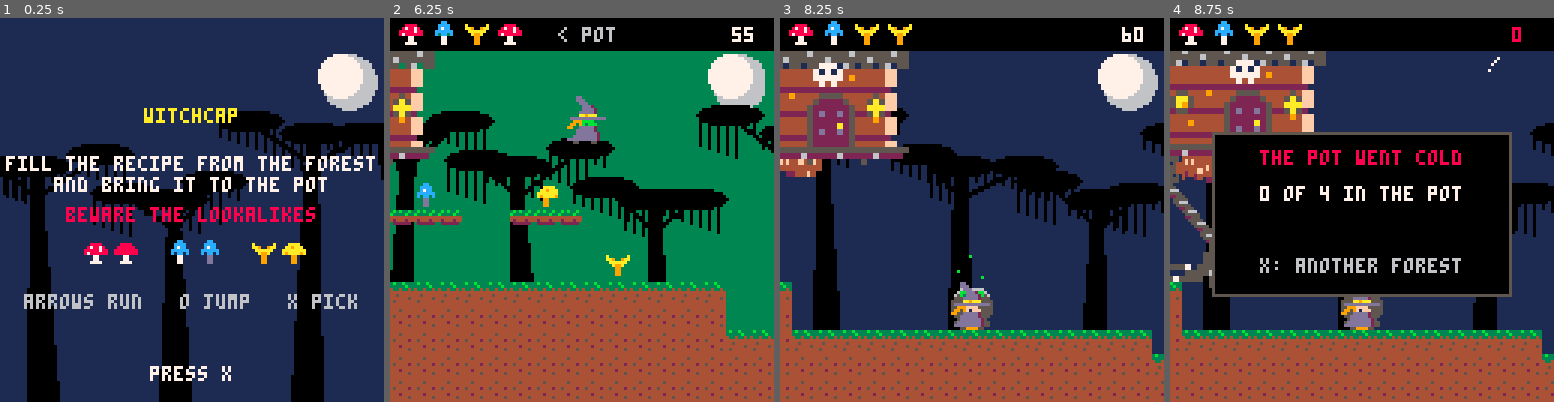
Above: before the commit, frames 1-4 (left to right).
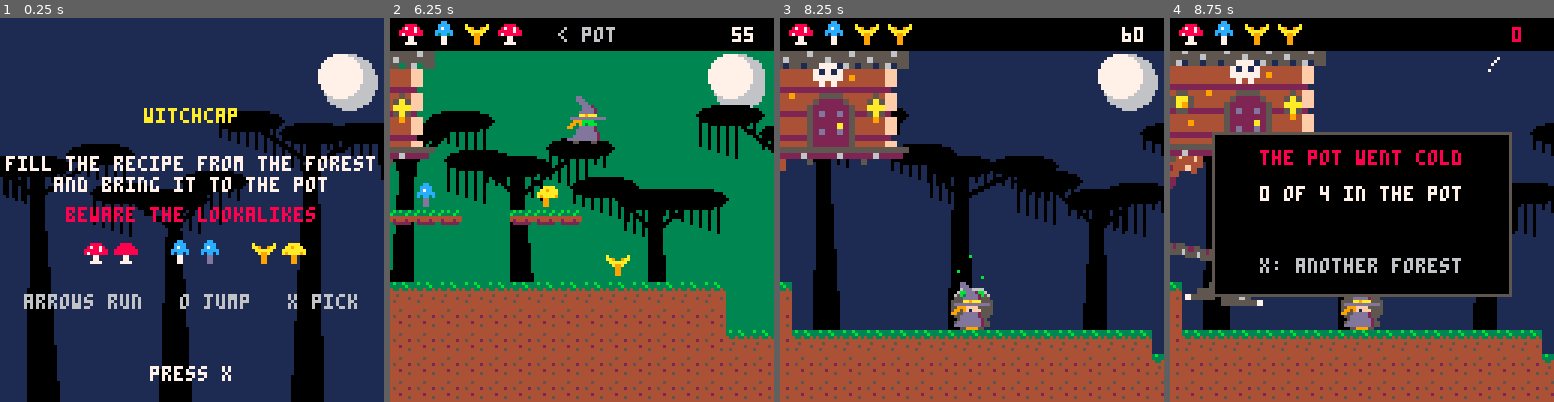
Above: after the commit, the same moments.

Repository: drachis/carts
Game: PICO-8 cartridge proj/witchcap/tests/test_boot.p8
Two runs of this game, one before a commit and one after it. Both use one fixed random seed, a clock stepped at 60 frames per second and the inputs below.
Inputs:
- Up to frame 1 (0.25 s): no input
- Up to frame 2 (6.25 s): tap X (X key) at 0.33, 1.07, 1.85, 2.97, 4.08, 5.2 s; tap O (Z key) at 0.7, 1.7, 2.1, 2.5, 2.9, 3.3, 3.7, 4.1, 4.5, 4.9, 5.3, 5.7, 6.1 s; hold Right 1.6-2.1 s; hold Up 2.15-2.42 s; hold Right 2.47-3.03 s; hold Left 3.08-3.58 s; hold Down 3.63-3.97 s; hold Right 4.02-4.68 s; hold Up 4.73-5.03 s; hold Left 5.08-5.68 s; hold Down 5.73-6.03 s; hold Right from 6.08 s (still down)
- Up to frame 3 (8.25 s): tap X (X key) at 6.32, 7.43 s; tap O (Z key) every 0.4 s from 6.5 to 8.1 s; release Right at 6.58 s; hold Right 6.63-7.13 s; hold Up 7.18-7.45 s; hold Right 7.5-8.07 s; hold Left from 8.12 s (still down)
- Up to frame 4 (8.75 s): tap O (Z key) at 8.5 s; tap X (X key) at 8.55 s; release Left at 8.62 s; hold Down from 8.67 s (still down)

Frames 1-2 are identical in both runs. In frame 3, 0.4% of the frame differs, in the area x 0-11%, y 36-42%; in frame 4, 2.1%, in the area x 0-25%, y 35-75%.

Commit message:
witchcap: the hut walks with a real gait: each foot lifts once a stride, the two half a stride apart, landing in turn 32 pixels beyond each other; longer strides and bones (2324 tokens)
Co-Authored-By: Claude Opus 5.5 <noreply@anthropic.com>

Diff:
--- a/proj/witchcap/data.lua
+++ b/proj/witchcap/data.lua
@@ -23,8 +23,8 @@
 highest_row=11
 lowest_row=14
 hut_speed=0.9
-hut_stance=18
-hut_stride=22
+hut_hips=6
+hut_stride=64
 hut_step_frames=16
-hut_bone=28
+hut_bone=32
 ]],nil,_ENV)
--- a/proj/witchcap/hut.lua
+++ b/proj/witchcap/hut.lua
@@ -3,14 +3,16 @@
 -- the top, and what shows is its eave, its walls, its door and its legs.
 -- it touches nothing; it is only company.
 --
--- hut.x is its middle, in world pixels. each foot stays planted on the
--- ground until the hut has walked `hut_stride` pixels past it, then steps
--- ahead, one foot at a time. foot.step counts a step's frames down.
+-- hut.x is its middle, in world pixels, and hut.travel how far it has
+-- walked. a foot stays planted while the hut walks over it, and lifts
+-- once in every `hut_stride` pixels of travel, the two feet half a stride
+-- apart, so they come down in turn and never in the same place.
+-- foot.step counts a step's frames down.
 --
 -- hut.facing is 1 or -1, the way it last walked. hut.turn follows it from
 -- one to the other in two thirds of a second. the hut is drawn side on
 -- while turn is past 0.4 either way, and in between it shows its end
--- wall, face on, with its hips closer together. the knees bend by as
+-- wall, face on, with its hips apart. the knees bend by as
 -- much as turn, so they swing through straight as it comes round.
 --
 -- a leg is a thigh and a shank, each `hut_bone` pixels long, meeting at a
@@ -27,9 +29,15 @@
 end
 
 function reset_hut()
- hut={x=cauldron_x-100,facing=1,turn=1,feet={}}
- for side=-1,1,2 do
-  add(hut.feet,{x=hut.x+side*hut_stance,home=side*hut_stance,step=0})
+ hut={x=cauldron_x-100,walk=0,travel=0,facing=1,turn=1,feet={}}
+ -- it stands with one foot ahead of the other, and the two take their
+ -- steps half a stride apart
+ for number=1,2 do
+  local side=number*2-3
+  add(hut.feet,{
+   x=hut.x+side*hut_stride/4,hip=side*hut_hips,
+   lift_at=number*hut_stride/2,step=0,
+  })
  end
 end
 
@@ -38,16 +46,19 @@
  -- while she picks. it settles a little to her left, clear of the moon
  local walk=mid(-hut_speed,(witch.x-24-hut.x)/60,hut_speed)
  hut.x+=walk
+ hut.travel+=abs(walk)
  if abs(walk)>0.3 then hut.facing=sgn(walk) end
  hut.turn+=mid(-0.05,hut.facing-hut.turn,0.05)
- for number,foot in ipairs(hut.feet) do
-  local behind=hut.x+foot.home-foot.x
+ for foot in all(hut.feet) do
   if foot.step>0 then
    foot.x+=(foot.to_x-foot.x)/foot.step
    foot.step-=1
-  elseif abs(behind)>hut_stride and hut.feet[3-number].step==0 then
+  elseif hut.travel>=foot.lift_at then
+   -- each foot lifts once for every stride the hut walks, and swings to
+   -- where it will be as far ahead on landing as it was behind on lifting
+   foot.lift_at+=hut_stride
    foot.step=hut_step_frames
-   foot.to_x=foot.x+behind+sgn(behind)*hut_stride
+   foot.to_x=hut.x+sgn(walk)*(hut_stride+abs(walk)*hut_step_frames)/2
   end
  end
 end
@@ -81,7 +92,8 @@
   local foot_x=foot.x-camera_x
   -- a stepping foot is lifted in an arc
   local ankle_y=ground_top(foot.x)-16+sin(foot.step/hut_step_frames/2)*14
-  local hip_x,hip_y=x+foot.home*(side_on and 1 or 0.6),floor_y-4
+  -- side on, one hip is just behind the other; face on, they are apart
+  local hip_x,hip_y=x+foot.hip*(side_on and 1 or 2.5),floor_y-4
   local dx,dy=foot_x-hip_x,ankle_y-hip_y
   local distance=sqrt(dx*dx+dy*dy)
   -- the knee stands off the line from hip to ankle by what the two
--- a/proj/witchcap/tests/test_witch.lua
+++ b/proj/witchcap/tests/test_witch.lua
@@ -119,6 +119,31 @@
   end,
  },
  {
+  name="the hut's feet come down in turn, each well beyond the other",
+  buttons={1},frames=400,
+  setup=function()
+   arena()
+   landings,was_stepping={},{}
+  end,
+  each=function()
+   for number,foot in ipairs(hut.feet) do
+    if was_stepping[number] and foot.step==0 then
+     add(landings,{number,foot.x})
+    end
+    was_stepping[number]=foot.step>0
+   end
+  end,
+  check=function()
+   local closest,in_turn=999,true
+   for i=2,#landings do
+    closest=min(closest,landings[i][2]-landings[i-1][2])
+    if landings[i][1]==landings[i-1][1] then in_turn=false end
+   end
+   return #landings>6 and in_turn and closest>24,
+    #landings.." landings, the closest "..closest.." pixels beyond the one before"
+  end,
+ },
+ {
   name="the hut turns to face the way it walks",
   buttons={0},frames=200,
   setup=arena,
@@ -134,7 +159,7 @@
   setup=function()
    arena()
    hut.x,hut.turn=witch.x-24,-0.1
-   for foot in all(hut.feet) do foot.x=hut.x+foot.home end
+   for foot in all(hut.feet) do foot.x=hut.x+foot.hip*3 end
   end,
   check=function()
    dump_screen("hut_front")
@@ -237,6 +262,7 @@
   bare_frames+=1
  end
  highest=min(highest,witch.y)
+ if case.each then case.each() end
  hold(case.buttons)
  case_frame+=1
 end
